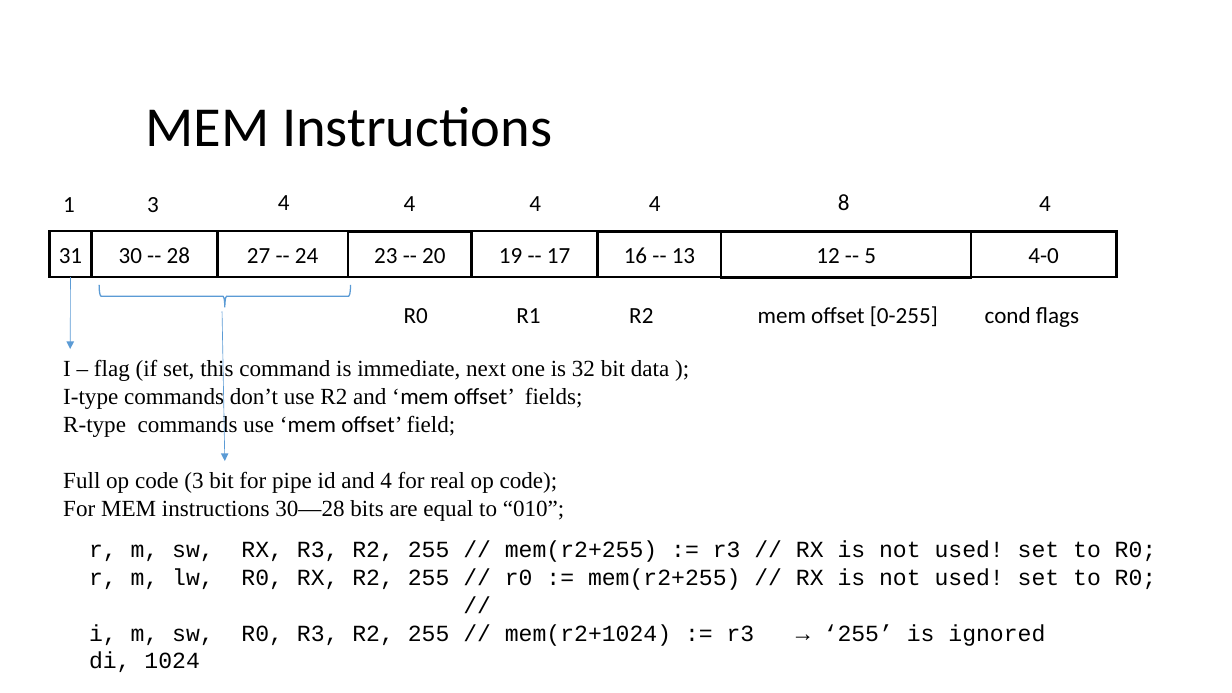
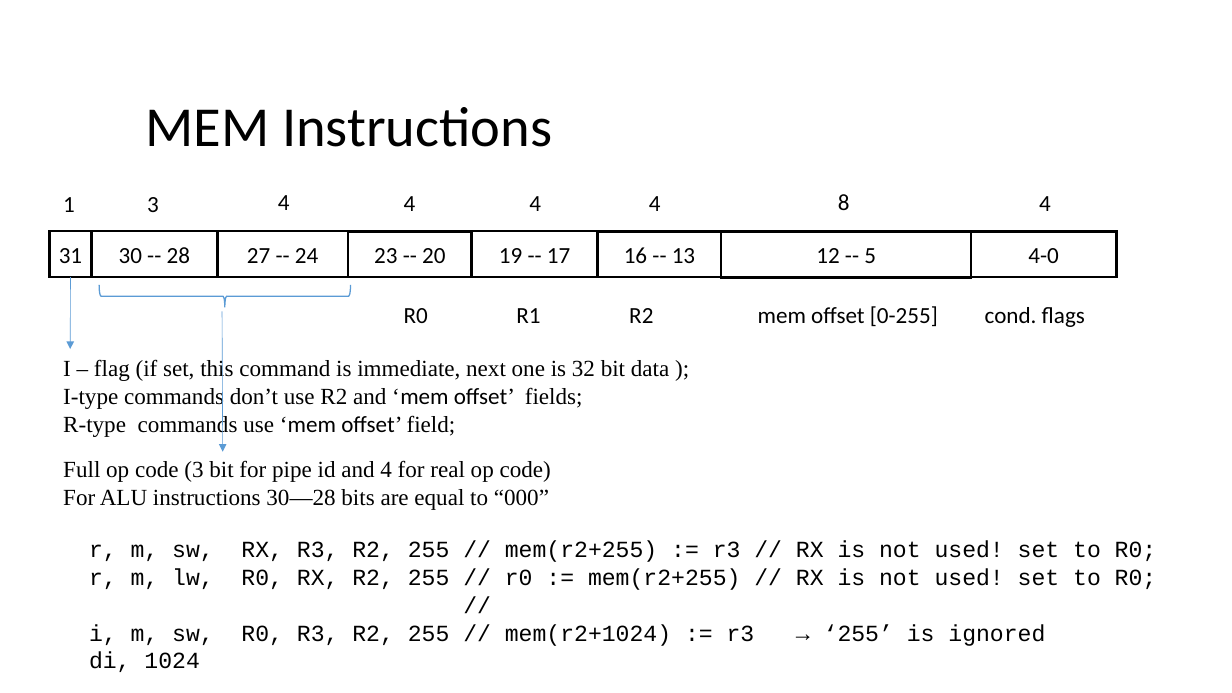
Before and after one commit to FROL256/argon-cpu, a slide deck: slide 3 of DOC/isa_encoding.pptx. Drawn at 1232x693 pixels with LibreOffice and Linux fonts; fonts in the diff are those of the drawing. Boxes give left, top, right and bottom in pixels: in the first picture for what was removed or moved away, otherwise in the second. Text is boxed around its words. In the diff, an @@ line names an element or a change of style, - is before the commit and + after.

```diff
--- a/DOC/isa_encoding.pptx
+++ b/DOC/isa_encoding.pptx
@@ arrow moved from (222, 311) - (225, 461) to (222, 311) - (223, 452) @@
@@ text at box(404, 306, 1085, 327): text changed @@
-R0 R1 R2 mem offset [0-255] cond flags
+R0 R1 R2 mem offset [0-255] cond. flags
@@ text at box(63, 460, 551, 510): text changed @@
-Full op code (3 bit for pipe id and 4 for real op code);
-For MEM instructions 30—28 bits are equal to “010”;
+Full op code (3 bit for pipe id and 4 for real op code)
+For ALU instructions 30—28 bits are equal to “000”
```
Also in this commit, not shown: 1 other slide changed, 3 other files.
